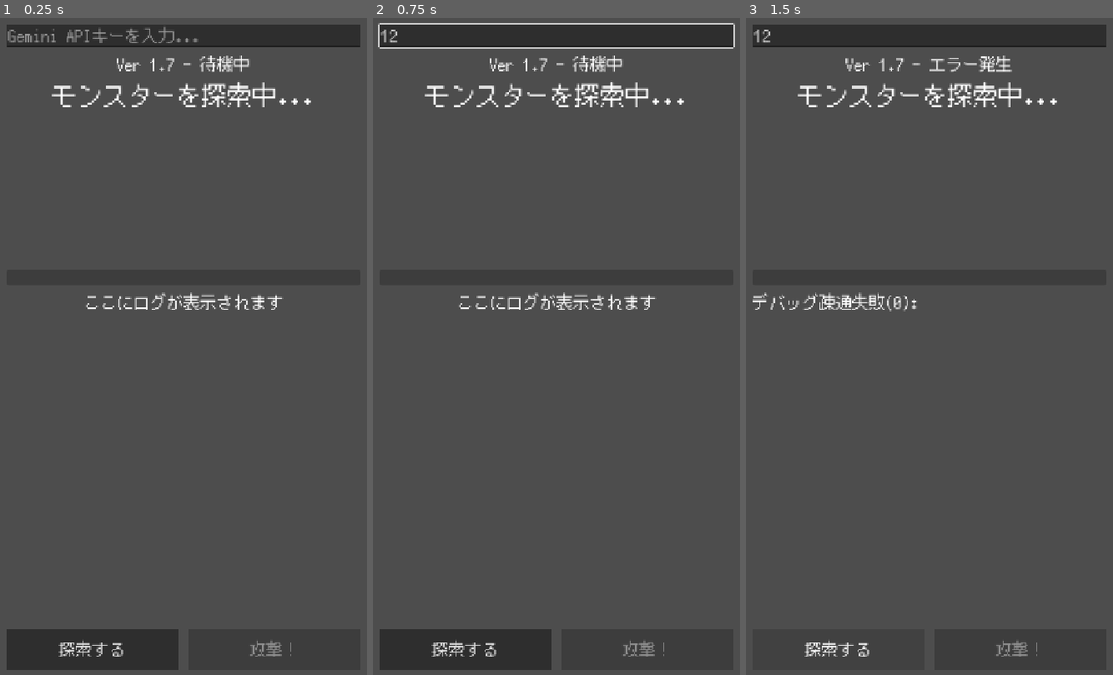
Above: before the commit, frames 1-3 (left to right).
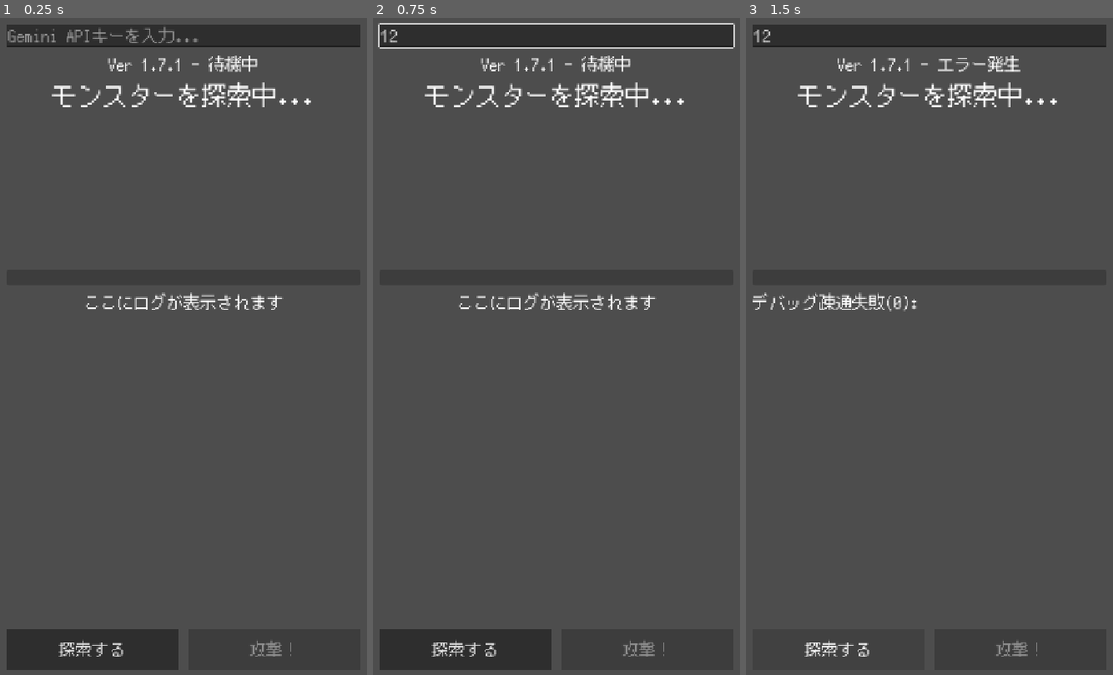
Above: after the commit, the same moments.

Repository: Usobanana/antigravity-aitest001
Game: Godot game, scene res://scenes/main.tscn
The game is run twice, just before and just after one commit, with the same random seed, the same clock (stepped at 60 frames per second) and the same inputs.
Inputs (mouse positions are in pixels of both pictures, inside the frame that each line leads up to):
- Up to frame 1 (0.25 s): no input
- Up to frame 2 (0.75 s): click (556, 37) at 0.52 s; type "12" at 0.6 s
- Up to frame 3 (1.5 s): click "探索する" at 1.25 s

The runs differ from the first frame. In frame 1, 0.4% of the frame differs, in the area x 29-71%, y 5-9%; in frame 2, 0.4%; in frame 3, 0.5%, in the area x 25-75%, y 5-9%.

Commit message:
fix: add detailed image debug info and update to Ver 1.7.1

Diff:
--- a/新しいゲームプロジェクト/scripts/main.gd
+++ b/新しいゲームプロジェクト/scripts/main.gd
@@ -12,7 +12,7 @@
 @onready var api_key_input = $UI/APIKeyInput
 @onready var monster_image = $UI/MonsterInfo/MonsterImage
 const SAVE_PATH = "user://settings.cfg"
-const APP_VERSION = "Ver 1.7"
+const APP_VERSION = "Ver 1.7.1"
 
 var image_http_request: HTTPRequest
 
@@ -122,7 +122,11 @@
 	image_http_request.request(url)
 
 func _on_image_request_completed(result, response_code, headers, body):
-	if result != OK or response_code != 200:
+	if result != OK:
+		log_label.text += "\n[color=red](画像通信失敗: result=" + str(result) + ")[/color]"
+		return
+	if response_code != 200:
+		log_label.text += "\n[color=red](画像取得失敗: HTTP " + str(response_code) + ")[/color]"
 		return
 
 	var image = Image.new()
@@ -133,6 +137,9 @@
 	if err == OK:
 		var tex = ImageTexture.create_from_image(image)
 		monster_image.texture = tex
+		log_label.text += "\n[color=green](画像を表示しました)[/color]"
+	else:
+		log_label.text += "\n[color=red](画像解析失敗: " + str(err) + ")[/color]"
 
 func _on_attack_button_pressed():
 	if current_monster.is_empty(): return
